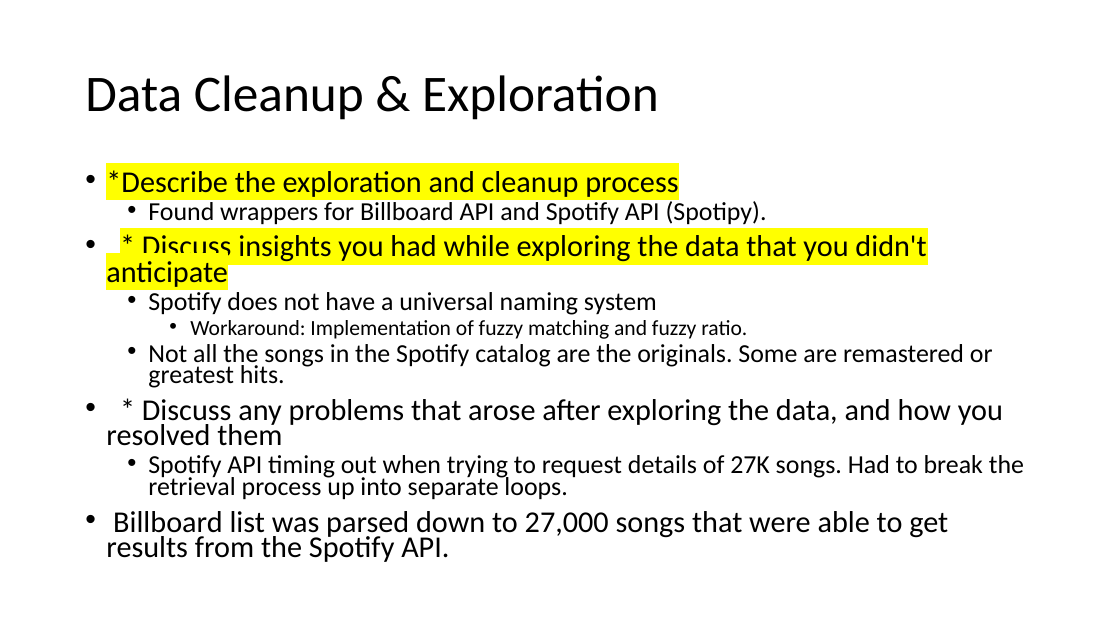
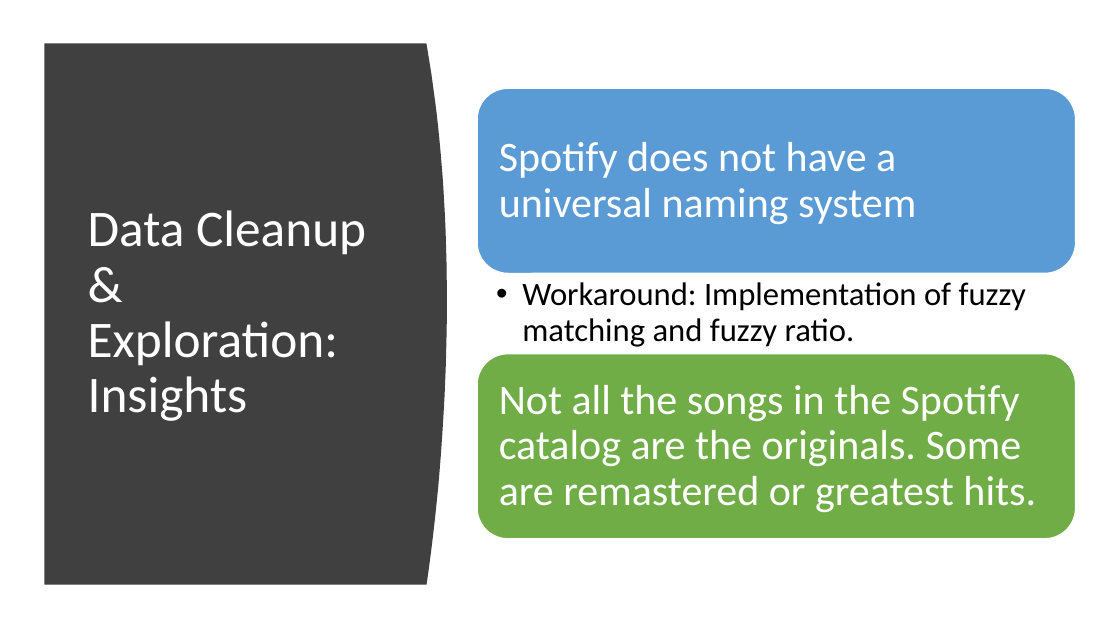
Before and after one commit to wwenash/New_improved_repo, a slide deck: slide 8 of SongMetrics_Presentation/Spotify Presentation.pptx (slide 5 before the commit). Drawn at 1120x630 pixels with LibreOffice and Linux fonts; fonts in the diff are those of the drawing. Boxes give left, top, right and bottom in pixels: in the first picture for what was removed or moved away, otherwise in the second. Text is boxed around its words. In the diff, an @@ line names an element or a change of style, - is before the commit and + after.

```diff
--- a/SongMetrics_Presentation/Spotify Presentation.pptx
+++ b/SongMetrics_Presentation/Spotify Presentation.pptx
@@ freeform shape added at (45, 44, 447, 585), fill #404040 @@
@@ text removed at (106, 170, 1024, 562) @@
-• *Describe the exploration and cleanup process
-  • Found wrappers for Billboard API and Spotify API (Spotipy).
-• * Discuss insights you had while exploring the data that you didn't anticipate
-  • Spotify does not have a universal naming system
-    • Workaround: Implementation of fuzzy matching and fuzzy ratio.
-  • Not all the songs in the Spotify catalog are the originals. Some are remastered or greatest hits.
-• * Discuss any problems that arose after exploring the data, and how you resolved them
-  • Spotify API timing out when trying to request details of 27K songs. Had to break the retrieval process up into separate loops.
-• Billboard list was parsed down to 27,000 songs that were able to get results from the Spotify API.
@@ title at (88, 210, 366, 421): text changed; text colour #000000 to #FFFFFF @@
-Data Cleanup & Exploration
+Data Cleanup & Exploration: Insights
@@ group added at (477, 88, 1075, 539): 3 texts, 2 rounded rectangles @@
+Spotify does not have a universal naming system
+  • Workaround: Implementation of fuzzy matching and fuzzy ratio.
+Not all the songs in the Spotify catalog are the originals. Some are remastered or greatest hits.
```
Also in this commit, not shown: 4 other slides changed, 8 slides added, 4 slides removed.
